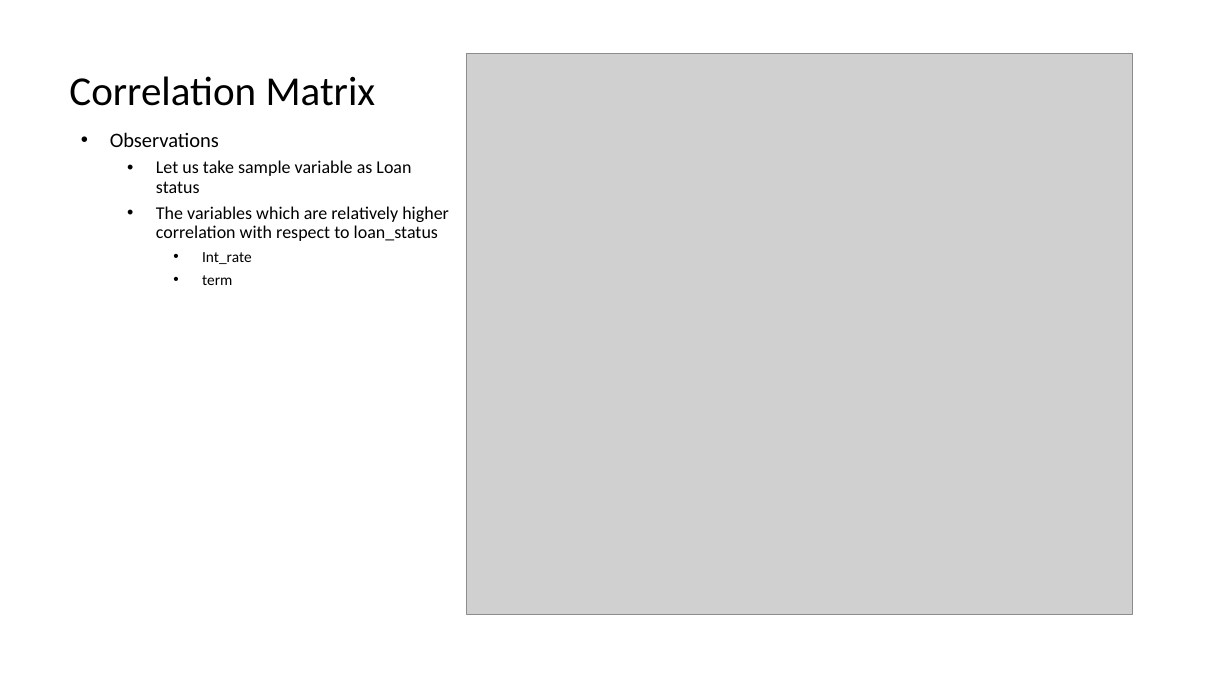
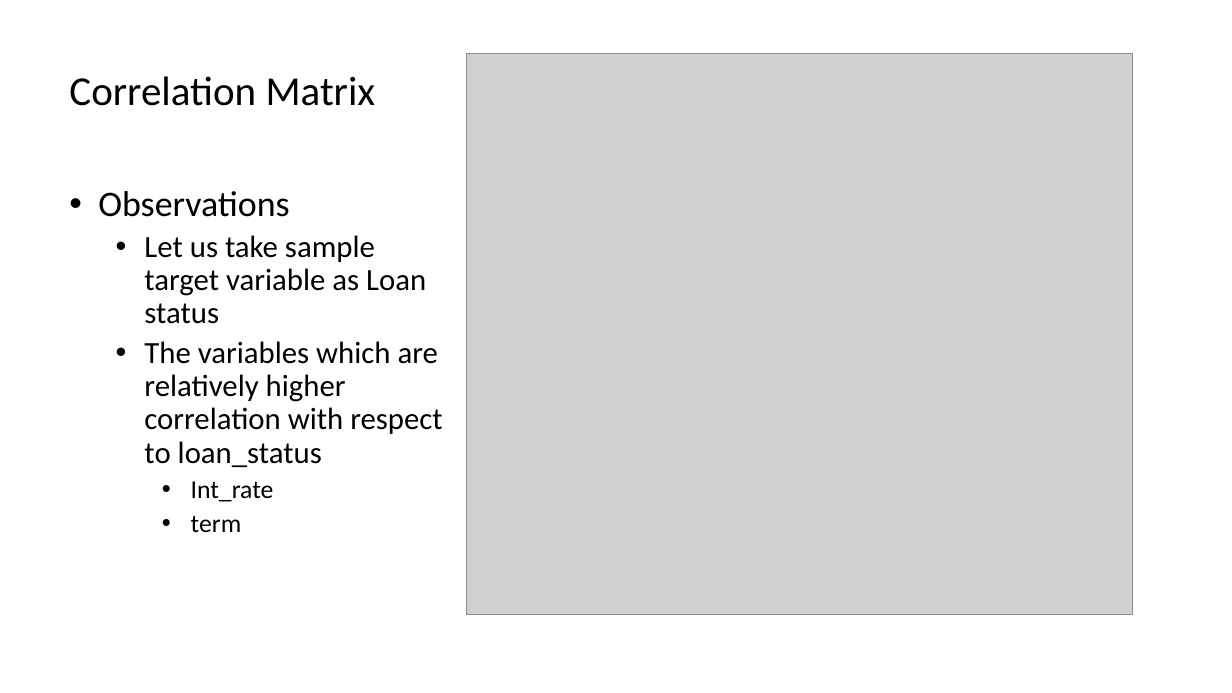
Before and after one commit to Jithendrian/MLProjects, a slide deck: slide 3 of Assignment_CaseStudy/LendingClubCaseStudy/Lending_Club_Case_Study.pptx. Drawn at 1232x693 pixels with LibreOffice and Linux fonts; fonts in the diff are those of the drawing; grey boxes stand for pictures. Boxes give left, top, right and bottom in pixels: in the first picture for what was removed or moved away, otherwise in the second. Text is boxed around its words. In the diff, an @@ line names an element or a change of style, - is before the commit and + after.

```diff
--- a/Assignment_CaseStudy/LendingClubCaseStudy/Lending_Club_Case_Study.pptx
+++ b/Assignment_CaseStudy/LendingClubCaseStudy/Lending_Club_Case_Study.pptx
@@ text "Observations": place and size @@
-text "Observations" at <box>110,132,449,285</box>
+text "Observations" at <box>98,191,442,532</box>
@@ text at <box>98,191,442,532</box>: size 16 to 28 pt in "Observations"; size 14 to 24 pt in "The variables which are relatively higher correlation ..."; size 12 to 20 pt in "Int_rate", "term" @@
@@ text at <box>144,235,426,324</box>: text changed; size 14 to 24 pt @@
-  • Let us take sample variable as Loan status
+  • Let us take sample target variable as Loan status
```
Also in this commit, not shown: 17 other slides changed.
